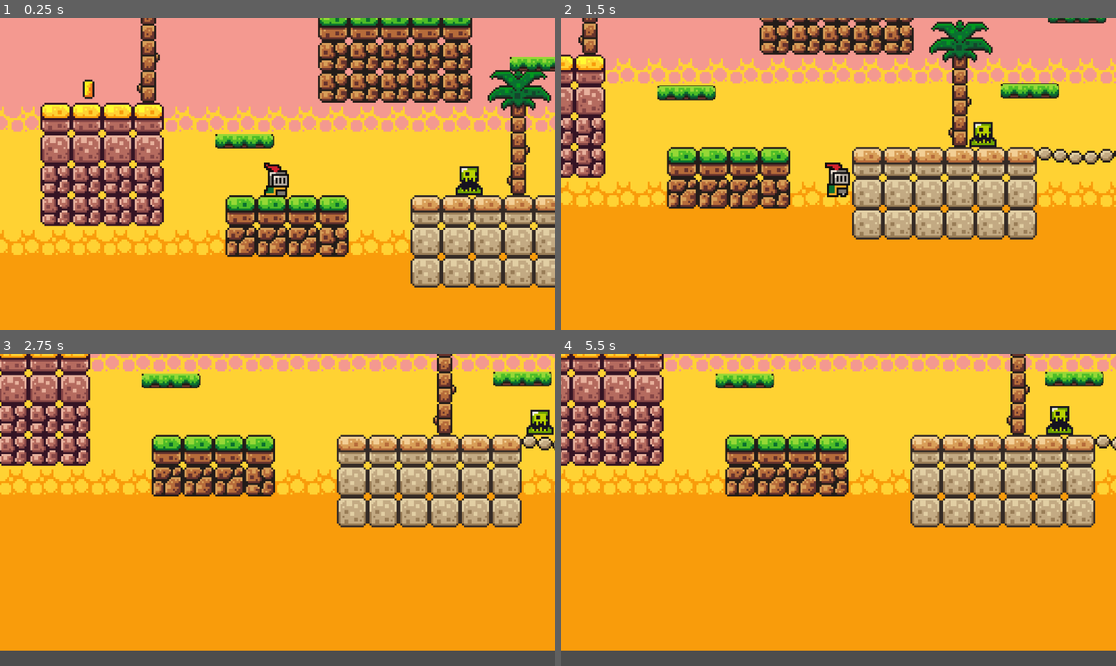
Above: before the commit, frames 1-4 (two rows, left to right).
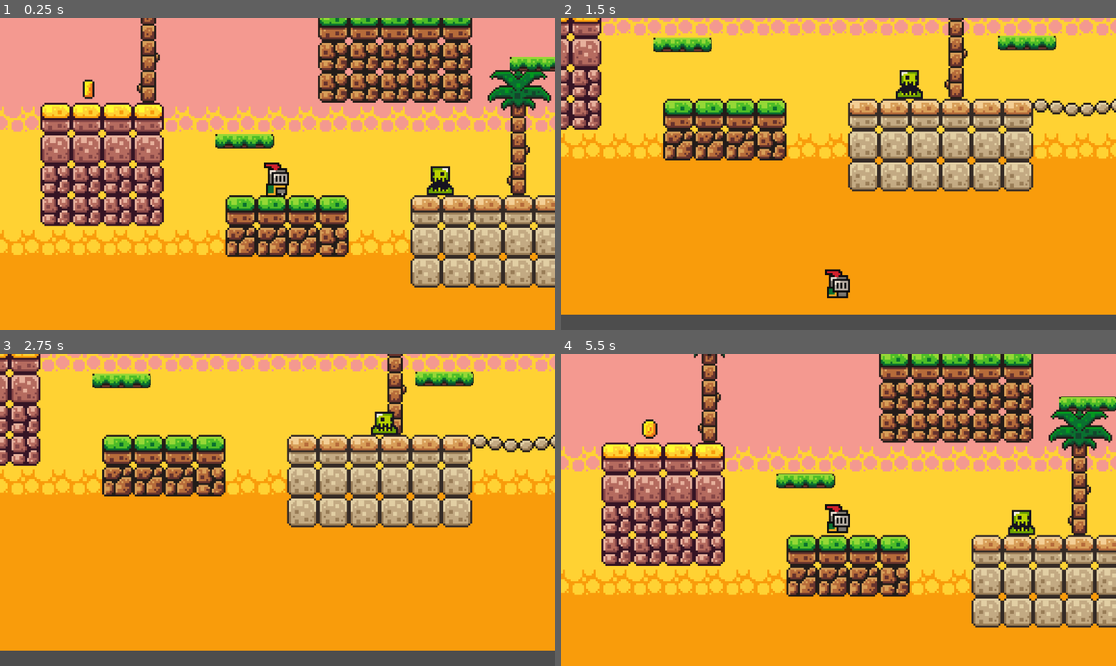
Above: after the commit, the same moments.

Repository: Syllvein/Brackeys_Beginner_Tutorial
Game: Godot game, scene res://scenes/game.tscn
Same seed, same stepped clock (60 frames per second), same inputs: the game is played once before the commit and once after it.
Inputs:
- Up to frame 1 (0.25 s): no input
- Up to frame 2 (1.5 s): tap Enter (ui_accept) at 0.5, 0.6 s; hold Right (ui_right) from 0.53 s (still down); tap Space (jump, bound only after the commit) at 0.77, 0.8, 1.07, 1.35 s
- Up to frame 3 (2.75 s): tap Space (jump, bound only after the commit) at 1.52, 1.82, 2.3 s; tap Enter (ui_accept) at 1.55, 2.1 s; release Right (ui_right) at 2.03 s; hold Left (ui_left) from 2.03 s (still down)
- Up to frame 4 (5.5 s): release Left (ui_left) at 2.78 s; hold Right (ui_right) 2.78-4.28 s; tap Enter (ui_accept) at 2.85, 4.35, 5.1 s; tap Space (jump, bound only after the commit) at 3.02, 3.32, 3.6, 3.77, 4.07, 4.52, 4.82, 5.3 s; hold Left (ui_left) 4.28-5.03 s; hold Right (ui_right) from 5.03 s (still down)

The runs differ from the first frame. In frame 1, 1.0% of the frame differs, in the area x 47-87%, y 46-58%; in frame 2, 54%; in frame 3, 26%; in frame 4, 79%, in the area x 0-100%, y 0-100%.

Commit message:
Audio added

Diff:
--- /dev/null
+++ b/default_bus_layout.tres
@@ -0,0 +1,15 @@
+[gd_resource type="AudioBusLayout" format=3 uid="uid://buduphibndyvc"]
+
+[resource]
+bus/1/name = &"Music"
+bus/1/solo = false
+bus/1/mute = false
+bus/1/bypass_fx = false
+bus/1/volume_db = -9.63278
+bus/1/send = &"Master"
+bus/2/name = &"SFX"
+bus/2/solo = false
+bus/2/mute = false
+bus/2/bypass_fx = false
+bus/2/volume_db = 0.0
+bus/2/send = &"Master"
--- a/project.godot
+++ b/project.godot
@@ -15,6 +15,28 @@
 config/features=PackedStringArray("4.4", "GL Compatibility")
 config/icon="res://icon.svg"
 
+[autoload]
+
+Music="*res://scenes/music.tscn"
+
+[input]
+
+move_left={
+"deadzone": 0.2,
+"events": [Object(InputEventKey,"resource_local_to_scene":false,"resource_name":"","device":-1,"window_id":0,"alt_pressed":false,"shift_pressed":false,"ctrl_pressed":false,"meta_pressed":false,"pressed":false,"keycode":0,"physical_keycode":4194319,"key_label":0,"unicode":0,"location":0,"echo":false,"script":null)
+]
+}
+move_right={
+"deadzone": 0.2,
+"events": [Object(InputEventKey,"resource_local_to_scene":false,"resource_name":"","device":-1,"window_id":0,"alt_pressed":false,"shift_pressed":false,"ctrl_pressed":false,"meta_pressed":false,"pressed":false,"keycode":0,"physical_keycode":4194321,"key_label":0,"unicode":0,"location":0,"echo":false,"script":null)
+]
+}
+jump={
+"deadzone": 0.2,
+"events": [Object(InputEventKey,"resource_local_to_scene":false,"resource_name":"","device":-1,"window_id":0,"alt_pressed":false,"shift_pressed":false,"ctrl_pressed":false,"meta_pressed":false,"pressed":false,"keycode":0,"physical_keycode":32,"key_label":0,"unicode":32,"location":0,"echo":false,"script":null)
+]
+}
+
 [rendering]
 
 textures/canvas_textures/default_texture_filter=0
--- a/scenes/coin.tscn
+++ b/scenes/coin.tscn
@@ -1,7 +1,8 @@
-[gd_scene load_steps=17 format=3 uid="uid://c4w5ndy2t3woi"]
+[gd_scene load_steps=21 format=3 uid="uid://c4w5ndy2t3woi"]
 
 [ext_resource type="Script" uid="uid://bcrcuwhmwy0m6" path="res://scripts/coin.gd" id="1_i64fm"]
 [ext_resource type="Texture2D" uid="uid://nu2sd6itbpw5" path="res://assets/sprites/coin.png" id="1_rwqht"]
+[ext_resource type="AudioStream" uid="uid://c4yykkmiuobgy" path="res://assets/sounds/coin.wav" id="3_11l1o"]
 
 [sub_resource type="AtlasTexture" id="AtlasTexture_i64fm"]
 atlas = ExtResource("1_rwqht")
@@ -98,6 +99,105 @@
 [sub_resource type="CircleShape2D" id="CircleShape2D_ssuvv"]
 radius = 4.0
 
+[sub_resource type="Animation" id="Animation_d14el"]
+resource_name = "pickupanimation"
+length = 0.2
+tracks/0/type = "value"
+tracks/0/imported = false
+tracks/0/enabled = true
+tracks/0/path = NodePath("../AnimatedSprite2D:visible")
+tracks/0/interp = 1
+tracks/0/loop_wrap = true
+tracks/0/keys = {
+"times": PackedFloat32Array(0, 0.1),
+"transitions": PackedFloat32Array(1, 1),
+"update": 1,
+"values": [true, false]
+}
+tracks/1/type = "value"
+tracks/1/imported = false
+tracks/1/enabled = true
+tracks/1/path = NodePath("../CollisionShape2D:disabled")
+tracks/1/interp = 1
+tracks/1/loop_wrap = true
+tracks/1/keys = {
+"times": PackedFloat32Array(0),
+"transitions": PackedFloat32Array(1),
+"update": 1,
+"values": [true]
+}
+tracks/2/type = "value"
+tracks/2/imported = false
+tracks/2/enabled = true
+tracks/2/path = NodePath(".:playing")
+tracks/2/interp = 1
+tracks/2/loop_wrap = true
+tracks/2/keys = {
+"times": PackedFloat32Array(0),
+"transitions": PackedFloat32Array(1),
+"update": 1,
+"values": [true]
+}
+tracks/3/type = "method"
+tracks/3/imported = false
+tracks/3/enabled = true
+tracks/3/path = NodePath("..")
+tracks/3/interp = 1
+tracks/3/loop_wrap = true
+tracks/3/keys = {
+"times": PackedFloat32Array(0.1),
+"transitions": PackedFloat32Array(1),
+"values": [{
+"args": [],
+"method": &"queue_free"
+}]
+}
+
+[sub_resource type="Animation" id="Animation_1ikuy"]
+length = 0.001
+tracks/0/type = "value"
+tracks/0/imported = false
+tracks/0/enabled = true
+tracks/0/path = NodePath("../AnimatedSprite2D:visible")
+tracks/0/interp = 1
+tracks/0/loop_wrap = true
+tracks/0/keys = {
+"times": PackedFloat32Array(0),
+"transitions": PackedFloat32Array(1),
+"update": 1,
+"values": [true]
+}
+tracks/1/type = "value"
+tracks/1/imported = false
+tracks/1/enabled = true
+tracks/1/path = NodePath("../CollisionShape2D:disabled")
+tracks/1/interp = 1
+tracks/1/loop_wrap = true
+tracks/1/keys = {
+"times": PackedFloat32Array(0),
+"transitions": PackedFloat32Array(1),
+"update": 1,
+"values": [false]
+}
+tracks/2/type = "value"
+tracks/2/imported = false
+tracks/2/enabled = true
+tracks/2/path = NodePath(".:playing")
+tracks/2/interp = 1
+tracks/2/loop_wrap = true
+tracks/2/keys = {
+"times": PackedFloat32Array(0),
+"transitions": PackedFloat32Array(1),
+"update": 1,
+"values": [false]
+}
+
+[sub_resource type="AnimationLibrary" id="AnimationLibrary_wnlwo"]
+_data = {
+&"RESET": SubResource("Animation_1ikuy"),
+&"pickupanimation": SubResource("Animation_d14el")
+}
+
 [node name="coin" type="Area2D"]
 collision_mask = 2
 script = ExtResource("1_i64fm")
@@ -109,4 +209,14 @@
 [node name="CollisionShape2D" type="CollisionShape2D" parent="."]
 shape = SubResource("CircleShape2D_ssuvv")
 
+[node name="pickupsound" type="AudioStreamPlayer2D" parent="."]
+stream = ExtResource("3_11l1o")
+bus = &"SFX"
+
+[node name="AnimationPlayer" type="AnimationPlayer" parent="."]
+root_node = NodePath("../pickupsound")
+libraries = {
+&"": SubResource("AnimationLibrary_wnlwo")
+}
+
 [connection signal="body_entered" from="." to="." method="_on_body_entered"]
--- /dev/null
+++ b/scenes/music.tscn
@@ -0,0 +1,8 @@
+[gd_scene load_steps=2 format=3 uid="uid://b7c2dhtda2if8"]
+
+[ext_resource type="AudioStream" uid="uid://k2107vprbdpq" path="res://assets/music/time_for_adventure.mp3" id="1_05ggv"]
+
+[node name="music" type="AudioStreamPlayer2D"]
+stream = ExtResource("1_05ggv")
+autoplay = true
+bus = &"Music"
--- a/scenes/player.tscn
+++ b/scenes/player.tscn
@@ -22,6 +22,82 @@
 [sub_resource type="AtlasTexture" id="AtlasTexture_iywne"]
 atlas = ExtResource("1_3vyb7")
 region = Rect2(96, 0, 32, 32)
+
+[sub_resource type="AtlasTexture" id="AtlasTexture_g2els"]
+atlas = ExtResource("1_3vyb7")
+region = Rect2(64, 160, 32, 32)
+
+[sub_resource type="AtlasTexture" id="AtlasTexture_qhqgy"]
+atlas = ExtResource("1_3vyb7")
+region = Rect2(32, 160, 32, 32)
+
+[sub_resource type="AtlasTexture" id="AtlasTexture_dqkch"]
+atlas = ExtResource("1_3vyb7")
+region = Rect2(0, 160, 32, 32)
+
+[sub_resource type="AtlasTexture" id="AtlasTexture_qlg0r"]
+atlas = ExtResource("1_3vyb7")
+region = Rect2(0, 64, 32, 32)
+
+[sub_resource type="AtlasTexture" id="AtlasTexture_tuyoq"]
+atlas = ExtResource("1_3vyb7")
+region = Rect2(32, 64, 32, 32)
+
+[sub_resource type="AtlasTexture" id="AtlasTexture_fjrip"]
+atlas = ExtResource("1_3vyb7")
+region = Rect2(64, 64, 32, 32)
+
+[sub_resource type="AtlasTexture" id="AtlasTexture_smehm"]
+atlas = ExtResource("1_3vyb7")
+region = Rect2(96, 64, 32, 32)
+
+[sub_resource type="AtlasTexture" id="AtlasTexture_ur7pv"]
+atlas = ExtResource("1_3vyb7")
+region = Rect2(128, 64, 32, 32)
+
+[sub_resource type="AtlasTexture" id="AtlasTexture_y4r1p"]
+atlas = ExtResource("1_3vyb7")
+region = Rect2(160, 64, 32, 32)
+
+[sub_resource type="AtlasTexture" id="AtlasTexture_d2wvv"]
+atlas = ExtResource("1_3vyb7")
+region = Rect2(192, 64, 32, 32)
+
+[sub_resource type="AtlasTexture" id="AtlasTexture_3v2ag"]
+atlas = ExtResource("1_3vyb7")
+region = Rect2(224, 64, 32, 32)
+
+[sub_resource type="AtlasTexture" id="AtlasTexture_jej6c"]
+atlas = ExtResource("1_3vyb7")
+region = Rect2(0, 96, 32, 32)
+
+[sub_resource type="AtlasTexture" id="AtlasTexture_f1ej7"]
+atlas = ExtResource("1_3vyb7")
+region = Rect2(32, 96, 32, 32)
+
+[sub_resource type="AtlasTexture" id="AtlasTexture_oprun"]
+atlas = ExtResource("1_3vyb7")
+region = Rect2(64, 96, 32, 32)
+
+[sub_resource type="AtlasTexture" id="AtlasTexture_a8ls1"]
+atlas = ExtResource("1_3vyb7")
+region = Rect2(96, 96, 32, 32)
+
+[sub_resource type="AtlasTexture" id="AtlasTexture_qfm1y"]
+atlas = ExtResource("1_3vyb7")
+region = Rect2(128, 96, 32, 32)
+
+[sub_resource type="AtlasTexture" id="AtlasTexture_fulsm"]
+atlas = ExtResource("1_3vyb7")
+region = Rect2(160, 96, 32, 32)
+
+[sub_resource type="AtlasTexture" id="AtlasTexture_4r5pv"]
+atlas = ExtResource("1_3vyb7")
+region = Rect2(192, 96, 32, 32)
+
+[sub_resource type="AtlasTexture" id="AtlasTexture_60mlk"]
+atlas = ExtResource("1_3vyb7")
+region = Rect2(224, 96, 32, 32)
 
 [sub_resource type="SpriteFrames" id="SpriteFrames_qhqgy"]
 animations = [{
@@ -41,11 +117,78 @@
 "loop": true,
 "name": &"idle",
 "speed": 10.0
+}, {
+"frames": [{
+"duration": 1.0,
+"texture": SubResource("AtlasTexture_g2els")
+}, {
+"duration": 1.0,
+"texture": SubResource("AtlasTexture_qhqgy")
+}, {
+"duration": 1.0,
+"texture": SubResource("AtlasTexture_dqkch")
+}],
+"loop": false,
+"name": &"jump",
+"speed": 5.0
+}, {
+"frames": [{
+"duration": 1.0,
+"texture": SubResource("AtlasTexture_qlg0r")
+}, {
+"duration": 1.0,
+"texture": SubResource("AtlasTexture_tuyoq")
+}, {
+"duration": 1.0,
+"texture": SubResource("AtlasTexture_fjrip")
+}, {
+"duration": 1.0,
+"texture": SubResource("AtlasTexture_smehm")
+}, {
+"duration": 1.0,
+"texture": SubResource("AtlasTexture_ur7pv")
+}, {
+"duration": 1.0,
+"texture": SubResource("AtlasTexture_y4r1p")
+}, {
+"duration": 1.0,
+"texture": SubResource("AtlasTexture_d2wvv")
+}, {
+"duration": 1.0,
+"texture": SubResource("AtlasTexture_3v2ag")
+}, {
+"duration": 1.0,
+"texture": SubResource("AtlasTexture_jej6c")
+}, {
+"duration": 1.0,
+"texture": SubResource("AtlasTexture_f1ej7")
+}, {
+"duration": 1.0,
+"texture": SubResource("AtlasTexture_oprun")
+}, {
+"duration": 1.0,
+"texture": SubResource("AtlasTexture_a8ls1")
+}, {
+"duration": 1.0,
+"texture": SubResource("AtlasTexture_qfm1y")
+}, {
+"duration": 1.0,
+"texture": SubResource("AtlasTexture_fulsm")
+}, {
+"duration": 1.0,
+"texture": SubResource("AtlasTexture_4r5pv")
+}, {
+"duration": 1.0,
+"texture": SubResource("AtlasTexture_60mlk")
+}],
+"loop": true,
+"name": &"run",
+"speed": 10.0
 }]
 
 [node name="Player" type="CharacterBody2D"]
 z_index = 5
-collision_layer = 3
+collision_layer = 2
 script = ExtResource("1_g2els")
 
 [node name="CollisionShape2D" type="CollisionShape2D" parent="."]
@@ -54,5 +197,7 @@
 
 [node name="AnimatedSprite2D" type="AnimatedSprite2D" parent="."]
 sprite_frames = SubResource("SpriteFrames_qhqgy")
-animation = &"idle"
+animation = &"jump"
 autoplay = "idle"
+frame = 2
+frame_progress = 1.0
--- a/scenes/slime.tscn
+++ b/scenes/slime.tscn
@@ -60,6 +60,14 @@
 position = Vector2(1, 6)
 target_position = Vector2(9, 0)
 
+[node name="raycast downright" type="RayCast2D" parent="."]
+position = Vector2(1, 6)
+target_position = Vector2(10, 10)
+
 [node name="raycast left" type="RayCast2D" parent="."]
 position = Vector2(0, 6)
 target_position = Vector2(-9, 0)
+
+[node name="raycast downleft" type="RayCast2D" parent="."]
+position = Vector2(0, 6)
+target_position = Vector2(-10, 10)
--- a/scripts/coin.gd
+++ b/scripts/coin.gd
@@ -1,6 +1,7 @@
 extends Area2D
+@onready var animation_player = $AnimationPlayer
 
 
 
 func _on_body_entered(body):
-	queue_free()
+	animation_player.play("pickupanimation")
--- a/scripts/killzone.gd
+++ b/scripts/killzone.gd
@@ -4,7 +4,10 @@
 
 func _on_body_entered(body):
 	print("You died!")
+	Engine.time_scale = 0.5
+	body.get_node("CollisionShape2D").queue_free()
 	timer.start()
 
 func _on_timer_timeout():
+	Engine.time_scale = 1.0
 	get_tree().reload_current_scene()
--- a/scripts/player.gd
+++ b/scripts/player.gd
@@ -1,9 +1,8 @@
 extends CharacterBody2D
-
 
 const SPEED = 100.0
 const JUMP_VELOCITY = -325.0
-
+@onready var animated_sprite = $AnimatedSprite2D
 
 func _physics_process(delta):
 	# Add the gravity.
@@ -11,19 +10,26 @@
 		velocity += get_gravity() * delta
 
 	# Handle jump.
-	if Input.is_action_just_pressed("ui_accept") and is_on_floor():
+	if Input.is_action_just_pressed("jump") and is_on_floor():
 		velocity.y = JUMP_VELOCITY
 
 	# Get the input direction and handle the movement/deceleration.
 	# As good practice, you should replace UI actions with custom gameplay actions.
-	var direction = Input.get_axis("ui_left", "ui_right")
-	if direction:
-		velocity.x = direction * SPEED
-		if velocity.x > 0:
-			$AnimatedSprite2D.flip_h = false
-		elif velocity.x < 0:
-			$AnimatedSprite2D.flip_h = true
+	var direction = Input.get_axis("move_left", "move_right")
+	if is_on_floor():
+		if direction:
+			velocity.x = direction * SPEED
+			animated_sprite.play("run")
+			if velocity.x > 0:
+				animated_sprite.flip_h = false
+			elif velocity.x < 0:
+				animated_sprite.flip_h = true
+		else:
+			velocity.x = move_toward(velocity.x, 0, SPEED)
+			animated_sprite.play("idle")
+
 	else:
-		velocity.x = move_toward(velocity.x, 0, SPEED)
+		animated_sprite.play("jump")
+
 
 	move_and_slide()
--- a/scripts/slime.gd
+++ b/scripts/slime.gd
@@ -6,9 +6,12 @@
 
 @onready var raycast_right = $"raycast right"
 @onready var raycast_left = $"raycast left"
+@onready var raycast_downright = $"raycast downright"
+@onready var raycast_downleft = $"raycast downleft"
 
 # Called every frame. 'delta' is the elapsed time since the previous frame.
 func _process(delta):
+	# If the enemy hits a wall, turn around.
 	if raycast_left.is_colliding():
 		direction = 1
 		$AnimatedSprite2D.flip_h = false
@@ -17,4 +20,13 @@
 		direction = -1
 		$AnimatedSprite2D.flip_h = true
 
+	# If the enemy comes to a ledge, turn around.
+	if raycast_downleft.is_colliding() == false:
+		direction = 1
+		$AnimatedSprite2D.flip_h = false
+
+	if raycast_downright.is_colliding() == false:
+		direction = -1
+		$AnimatedSprite2D.flip_h = true
+
 	position.x += direction * SPEED * delta
Not shown, changed: assets/music/time_for_adventure.mp3.import
Not shown: 1 places in scenes/player.tscn that only renumber resources
